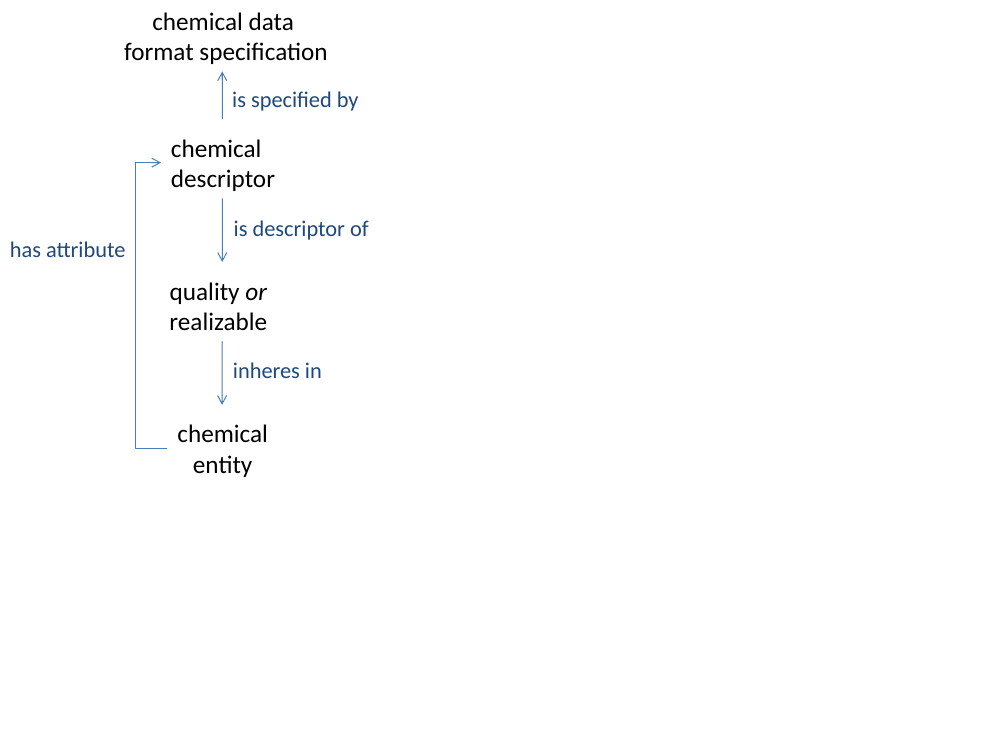
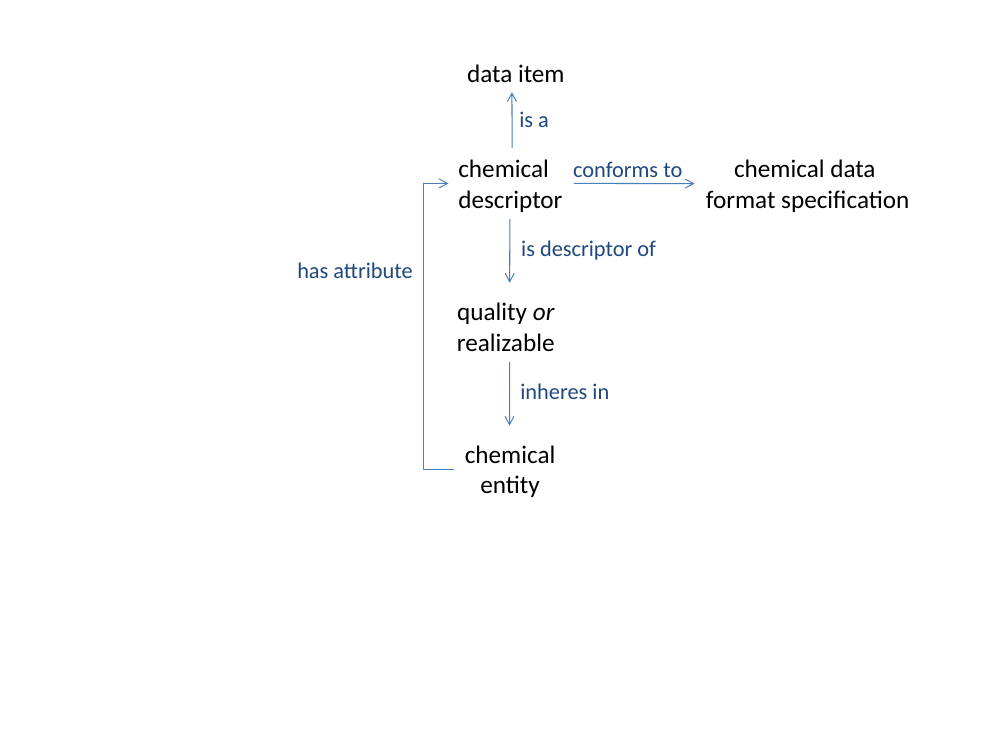
Before and after one commit to semanticchemistry/semanticchemistry, a slide deck: slide 1 of trunk/documentation/images/diagrams.pptx. Drawn at 1008x756 pixels with LibreOffice and Linux fonts; fonts in the diff are those of the drawing. Boxes give left, top, right and bottom in pixels: in the first picture for what was removed or moved away, otherwise in the second. Text is boxed around its words. In the diff, an @@ line names an element or a change of style, - is before the commit and + after.

```diff
--- a/trunk/documentation/images/diagrams.pptx
+++ b/trunk/documentation/images/diagrams.pptx
@@ text added at [467,64,565,82], 18 pt, text #000000 @@
+data item
@@ text removed at [232,91,359,111] @@
-is specified by
@@ arrow added from (512, 148) to (512, 93), #4B7EBC 0.75 pt @@
@@ text added at [519,111,549,127], 16 pt, text #1F497D @@
+is a
@@ text "chemical data": place and size @@
-text "chemical data" at [124,12,327,64]
+text "chemical data" at [706,159,909,212]
@@ text added at [573,161,682,177], 16 pt, text #1F497D @@
+conforms to
@@ arrow moved from (223, 119) - (222, 72) to (575, 183) - (695, 183) @@
@@ 3 texts, 1 arrow: place and size @@
-3 texts, 1 arrow at [169,139,275,477]
+3 texts, 1 arrow at [457,159,562,497]
@@ 3 texts, 1 elbow arrow, 1 arrow: place and size @@
-3 texts, 1 elbow arrow, 1 arrow at [10,162,369,449]
+3 texts, 1 elbow arrow, 1 arrow at [297,183,656,469]
```
Also in this commit, not shown: 1 other slide changed, 3 slides added, 2 other files.
